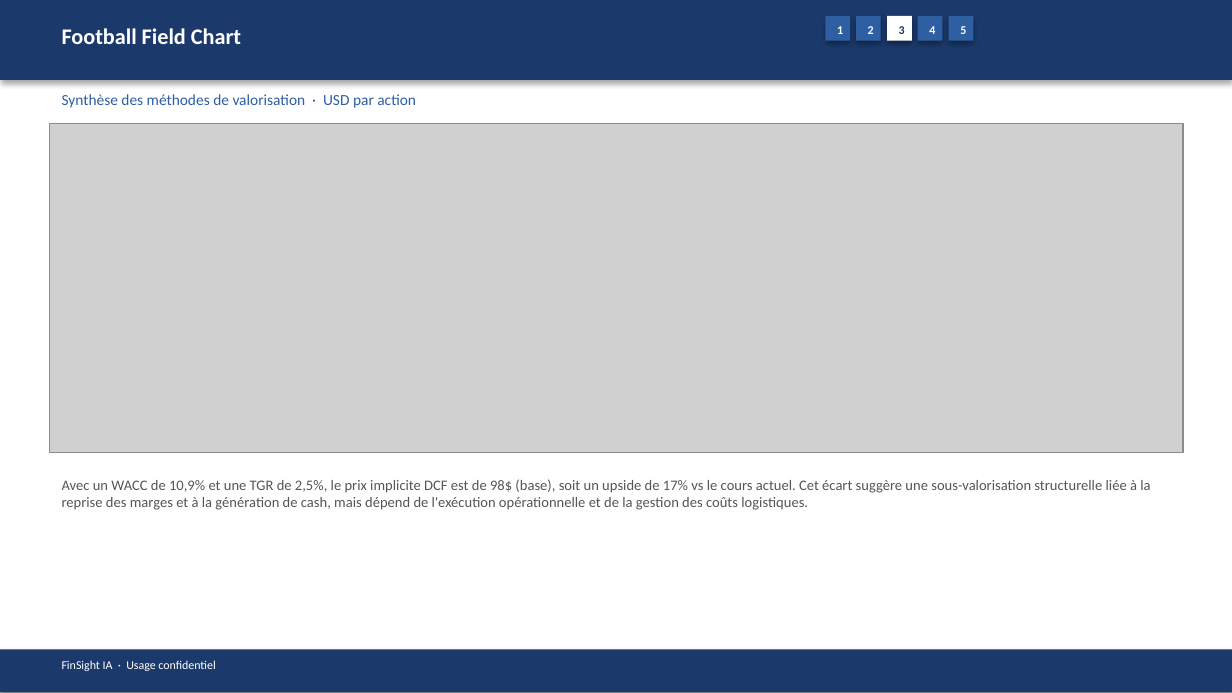
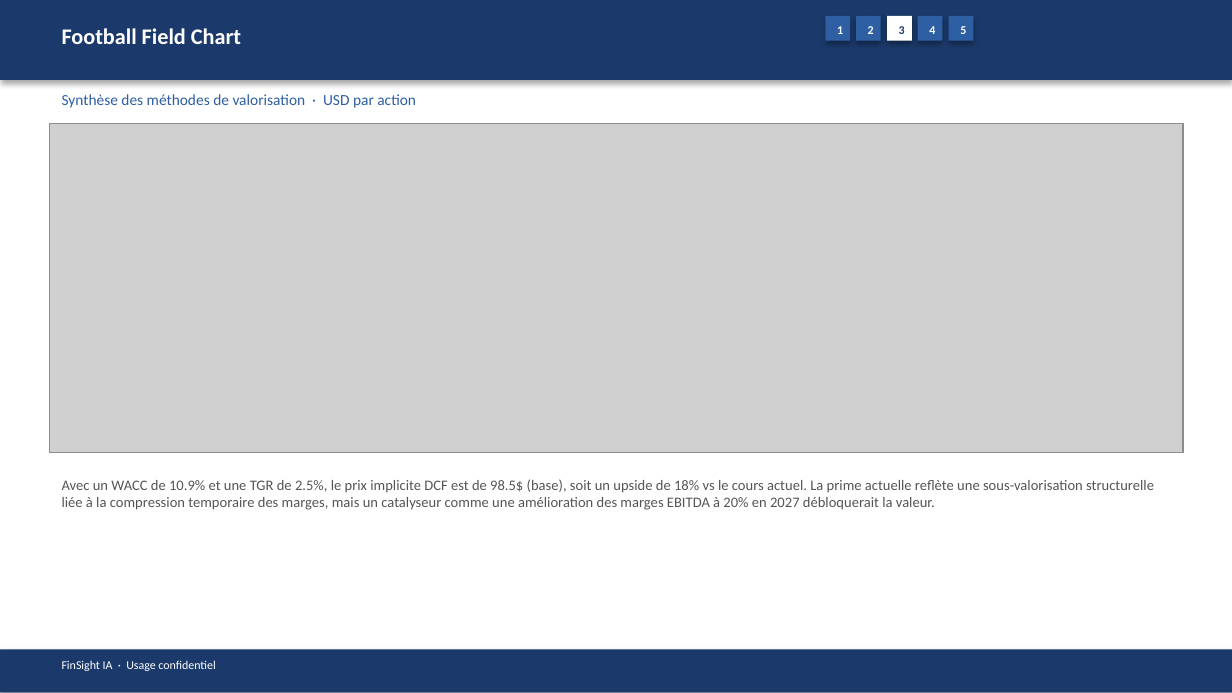
Before and after one commit to baptistejeh07-art/finsight-ia, a slide deck: slide 14 of preview/CROX/CROX_pitchbook.pptx. Drawn at 1232x693 pixels with LibreOffice and Linux fonts; fonts in the diff are those of the drawing; grey boxes stand for pictures. Boxes give left, top, right and bottom in pixels: in the first picture for what was removed or moved away, otherwise in the second. Text is boxed around its words. In the diff, an @@ line names an element or a change of style, - is before the commit and + after.

```diff
--- a/preview/CROX/CROX_pitchbook.pptx
+++ b/preview/CROX/CROX_pitchbook.pptx
@@ text at box(62, 479, 1154, 510): text changed @@
-Avec un WACC de 10,9% et une TGR de 2,5%, le prix implicite DCF est de 98$ (base), soit un upside de 17% vs le cours actuel. Cet écart suggère une sous-valorisation structurelle liée à la reprise des marges et à la génération de cash, mais dépend de l'exécution opérationnelle et de la gestion des coûts logistiques.
+Avec un WACC de 10.9% et une TGR de 2.5%, le prix implicite DCF est de 98.5$ (base), soit un upside de 18% vs le cours actuel. La prime actuelle reflète une sous-valorisation structurelle liée à la compression temporaire des marges, mais un catalyseur comme une amélioration des marges EBITDA à 20% en 2027 débloquerait la valeur.
```
Also in this commit, not shown: 14 other slides changed, 4 other files.
